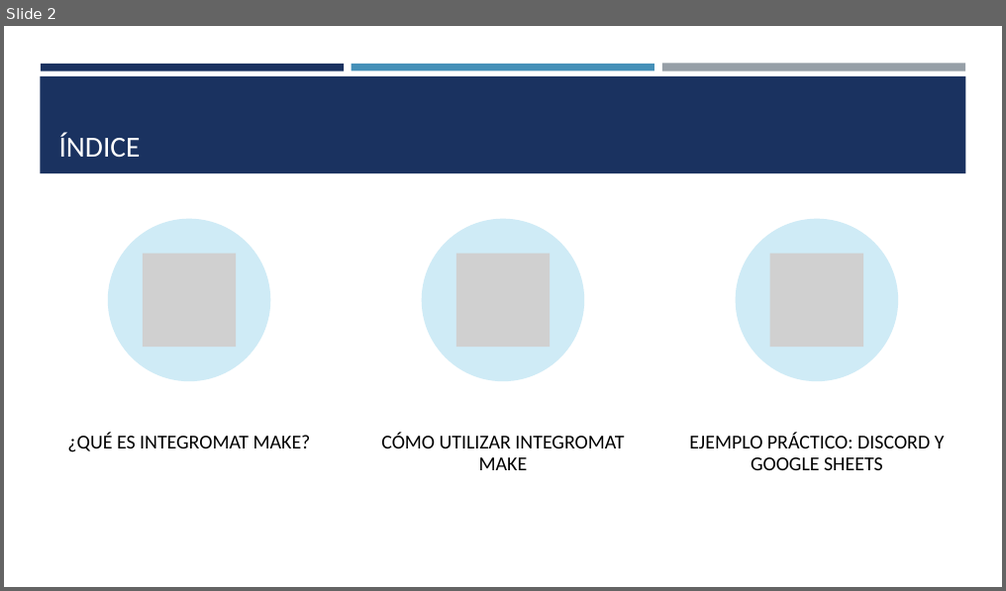
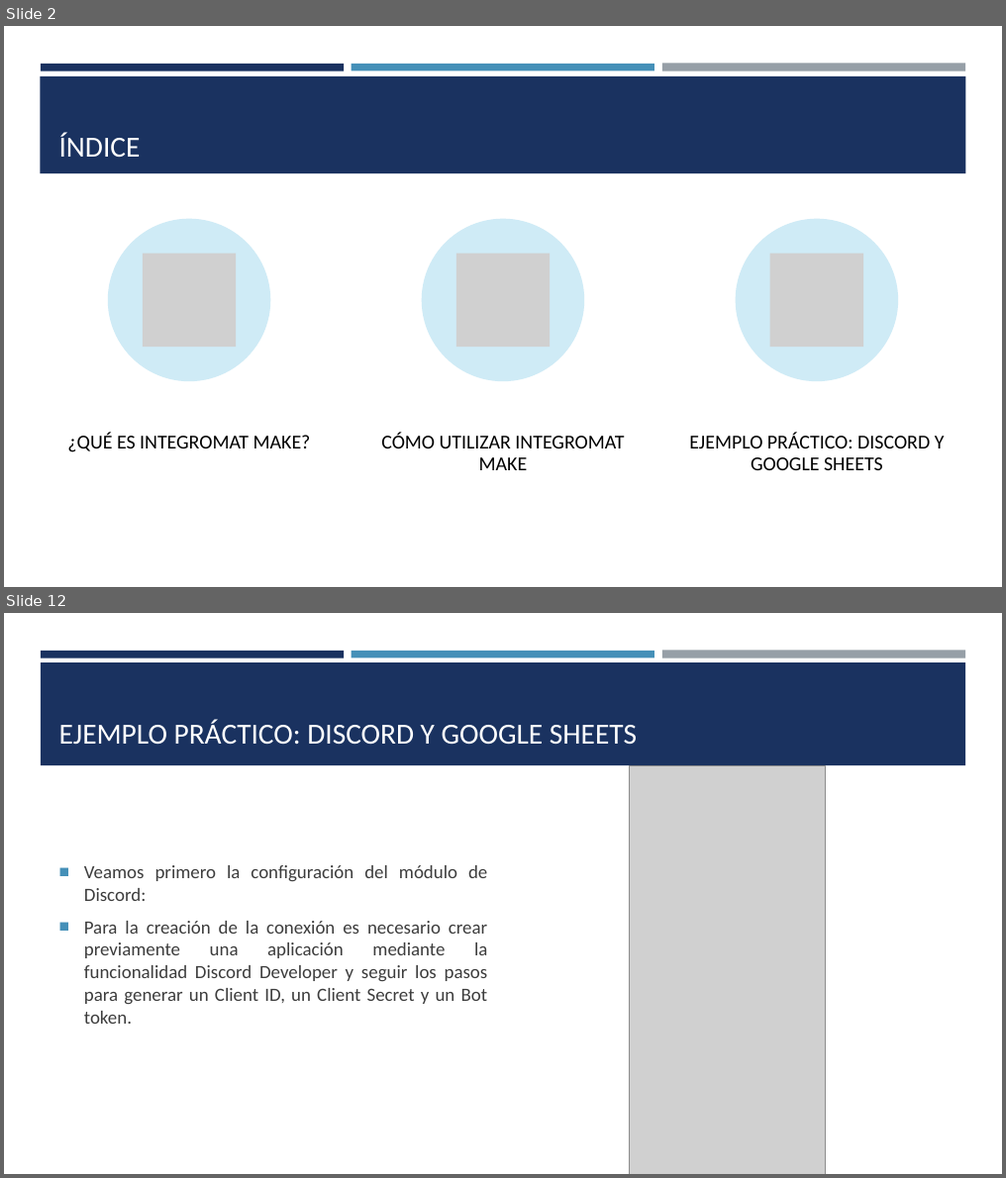
Before and after one commit to SaulRC1/Integracion-de-la-informacion-y-aplicaciones, a slide deck: Practicas/Practica 2 - Integromat Make/Herramienta Integromat Make - Juan Alberto Domínguez Vázquez Saúl Rodríguez Naranjo.pptx. Shown one above the other, each under a label of ours: slide 2 before the commit, slides 2 and 12 after it; the slides between them are not shown. The pictures are 1006x591 and 1006x1178 pixels, drawn with LibreOffice and Linux fonts; fonts in the diff are those of the drawing; grey boxes stand for pictures. Boxes give left, top, right and bottom in pixels: in the first picture for what was removed or moved away, otherwise in the second. Text is boxed around its words. In the diff, an @@ line names an element or a change of style, - is before the commit and + after.

```diff
--- a/Practicas/Practica 2 - Integromat Make/Herramienta Integromat Make - Juan Alberto Domínguez Vázquez Saúl Rodríguez Naranjo.pptx
+++ b/Practicas/Practica 2 - Integromat Make/Herramienta Integromat Make - Juan Alberto Domínguez Vázquez Saúl Rodríguez Naranjo.pptx
@@ slide 12 added at (4, 613, 1002, 1174), background #FFFFFF; not listed: 3 template elements that a slide beside it also shows @@
@@ rectangle added at (41, 663, 966, 765), fill #1A3260 @@
@@ title added at (59, 719, 637, 745), 28 pt, text #FFFFFF @@
+EJEMPLO PRÁCTICO: DISCORD Y GOOGLE SHEETS
@@ picture added at (630, 766, 826, 1174) @@
@@ text added at (84, 865, 488, 1024), 18 pt, text #3D3D3D @@
+■ Veamos primero la configuración del módulo de Discord:
+■ Para la creación de la conexión es necesario crear previamente una aplicación mediante la funcionalidad Discord Developer y seguir los pasos para generar un Client ID, un Client Secret y un Bot token.
```
Also in this commit, not shown: 3 slides changed, 7 other slides added.
